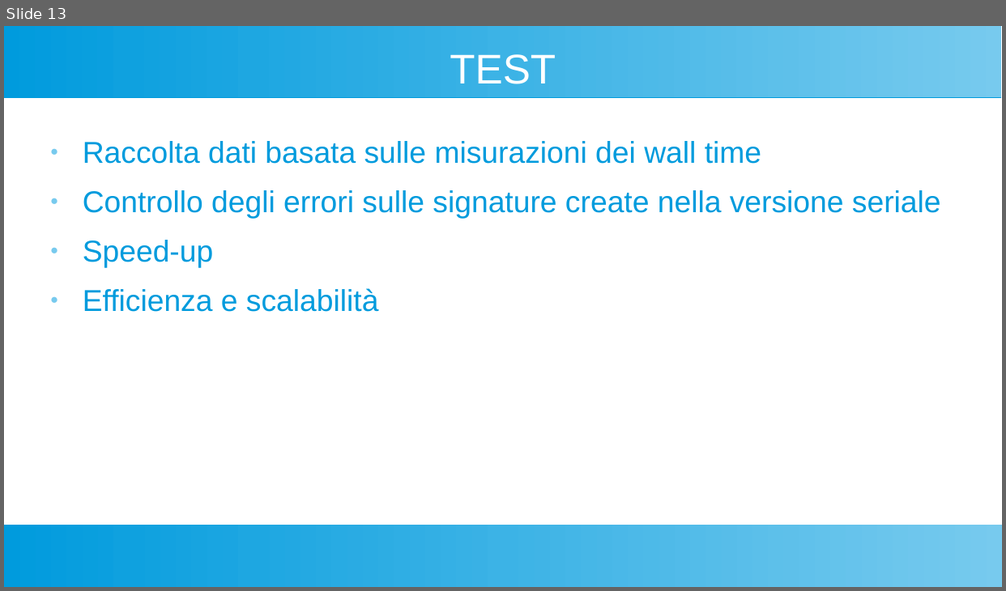
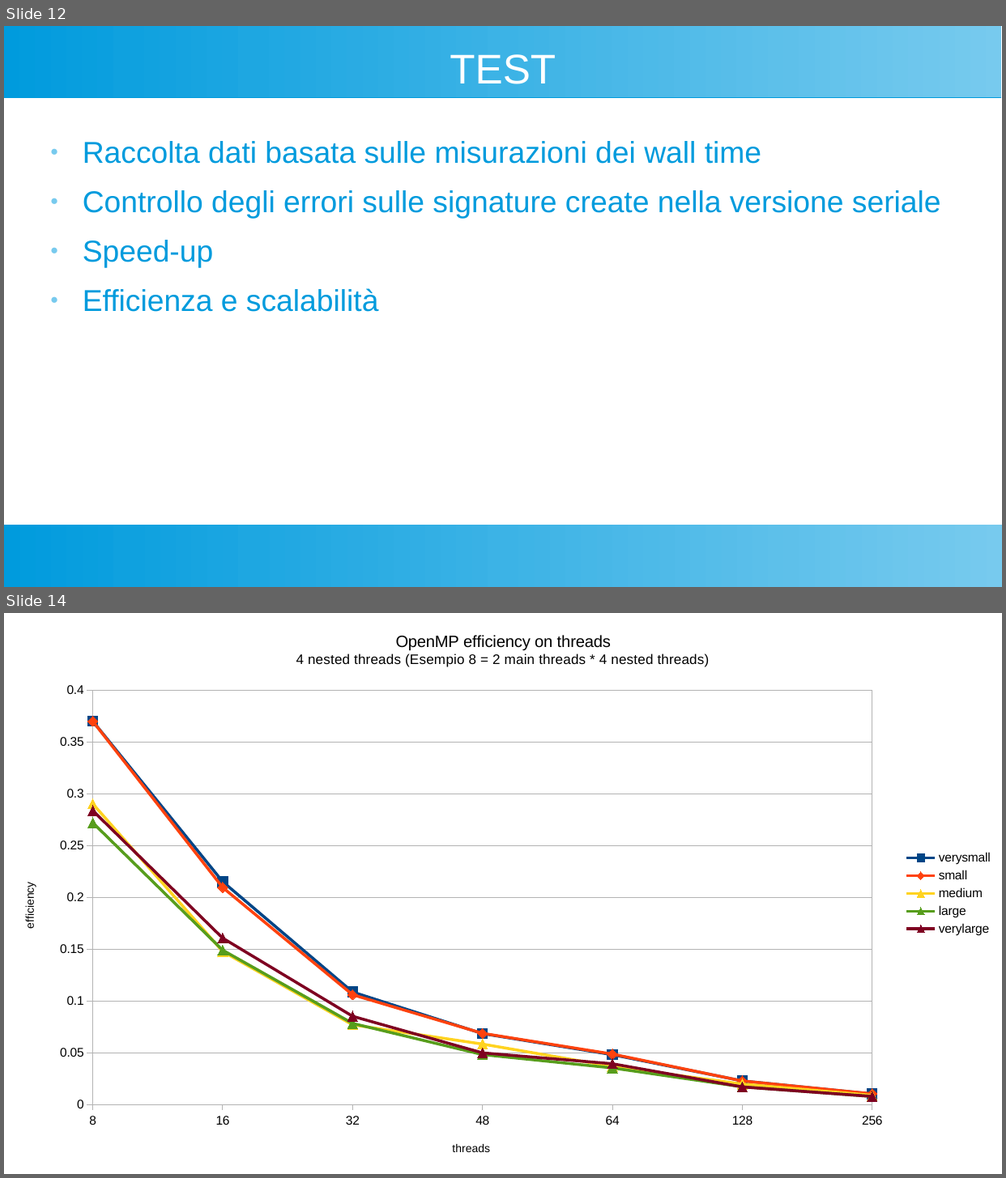
Before and after one commit to themrpink/Parallel-Minhash-in-C, a slide deck: documenti progetto/Presentazione.odp. Shown one above the other, each under a label of ours: slide 13 before the commit, slides 12 and 14 after it; the slides between them are not shown. The pictures are 1006x591 and 1006x1178 pixels, drawn with LibreOffice and Linux fonts; fonts in the diff are those of the drawing. Boxes give left, top, right and bottom in pixels: in the first picture for what was removed or moved away, otherwise in the second. Text is boxed around its words. In the diff, an @@ line names an element or a change of style, - is before the commit and + after.

```diff
--- a/documenti progetto/Presentazione.odp
+++ b/documenti progetto/Presentazione.odp
@@ slide 14 added at (4, 613, 1002, 1174), background #FFFFFF; not listed: 2 template elements that a slide beside it also shows @@
@@ line chart added at (4, 613, 1002, 1174) @@
+title "OpenMP efficiency on threads 4 nested threads (Esempio 8 = 2 main threads * 4 nested threads)"
+categories: 8, 16, 32, 48, 64, 128, 256
+verysmall: 0.37, 0.22, 0.11, 0.07, 0.05, 0.02, 0.01
+small: 0.37, 0.21, 0.11, 0.07, 0.05, 0.02, 0.01
+medium: 0.29, 0.15, 0.08, 0.06, 0.04, 0.02, 0.01
+large: 0.27, 0.15, 0.08, 0.05, 0.04, 0.02, 0.01
+verylarge: 0.28, 0.16, 0.09, 0.05, 0.04, 0.02, 0.01
@@ what was slide 13 is now slide 12 @@
```
Also in this commit, not shown: 1 other slide added, 1 slide removed, 1 other file.
